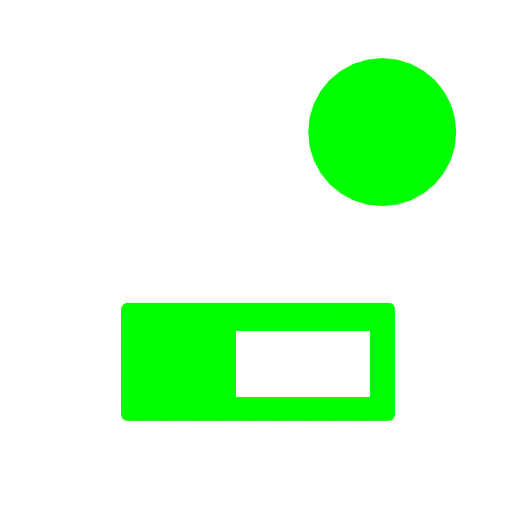
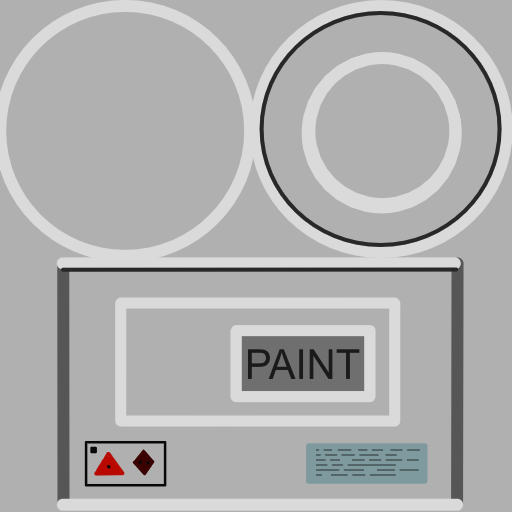
Comparing the layer stacks of the two 512 × 512 images. Changes:
hid "Calque de dessin 1" over (64, 0, 512, 448)
showed "Calque de dessin 2" over (0, 0, 512, 512)
